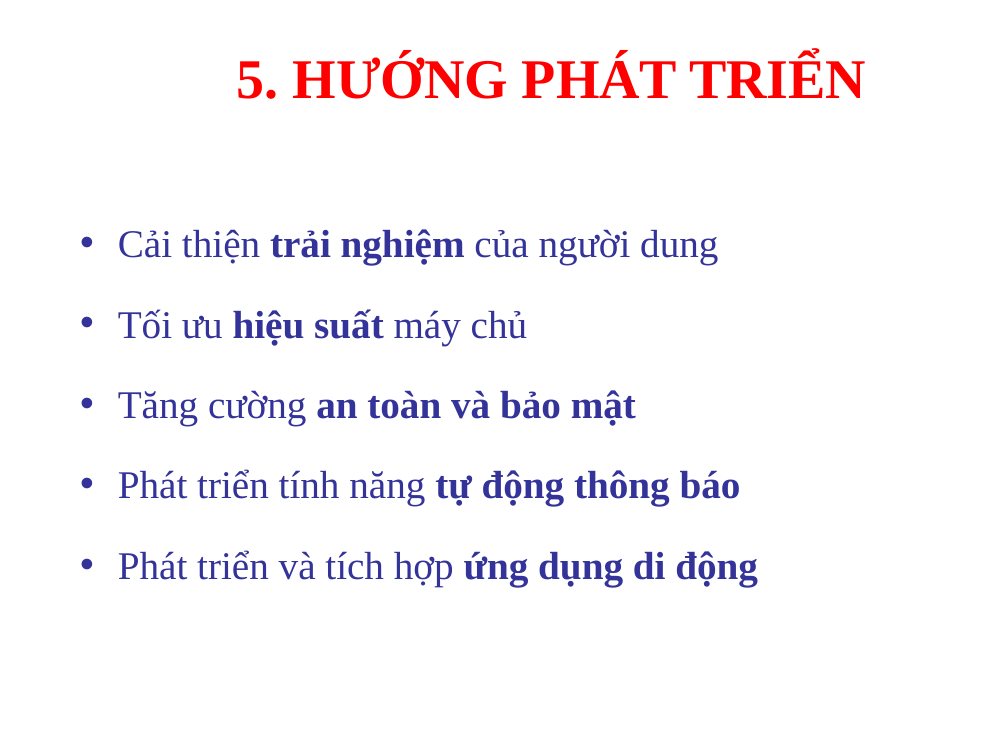
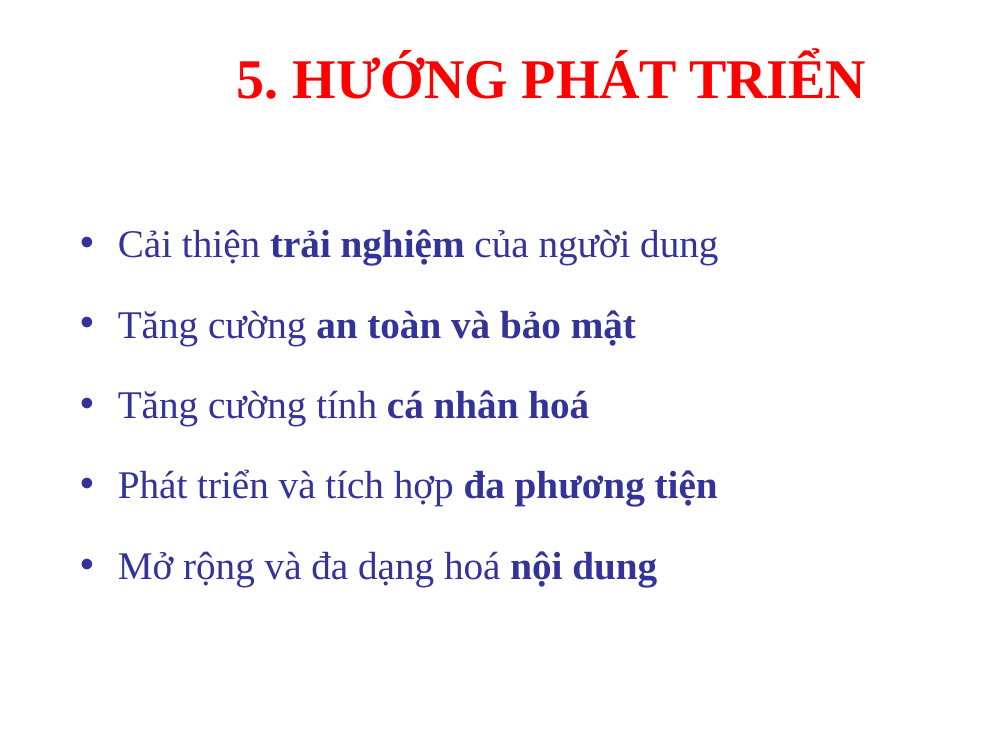
Before and after one commit to anhtan2223/FishLearning---Mobile-App, a slide deck: slide 13 of NLNganh.ppt (slide 12 before the commit). Drawn at 1008x756 pixels with LibreOffice and Linux fonts; fonts in the diff are those of the drawing; background and template pictures are left out. Boxes give left, top, right and bottom in pixels: in the first picture for what was removed or moved away, otherwise in the second. Text is boxed around its words. In the diff, an @@ line names an element or a change of style, - is before the commit and + after.

```diff
--- a/NLNganh.ppt
+++ b/NLNganh.ppt
@@ text at box(118, 309, 528, 345): paragraph removed @@
-• Tối ưu hiệu suất máy chủ
@@ text at box(118, 390, 718, 586): text changed @@
-• Phát triển tính năng tự động thông báo
-• Phát triển và tích hợp ứng dụng di động
+• Tăng cường tính cá nhân hoá
+• Phát triển và tích hợp đa phương tiện
+• Mở rộng và đa dạng hoá nội dung
```
Also in this commit, not shown: 6 other slides changed, 2 slides added, 1 slide removed, 37 other files.
